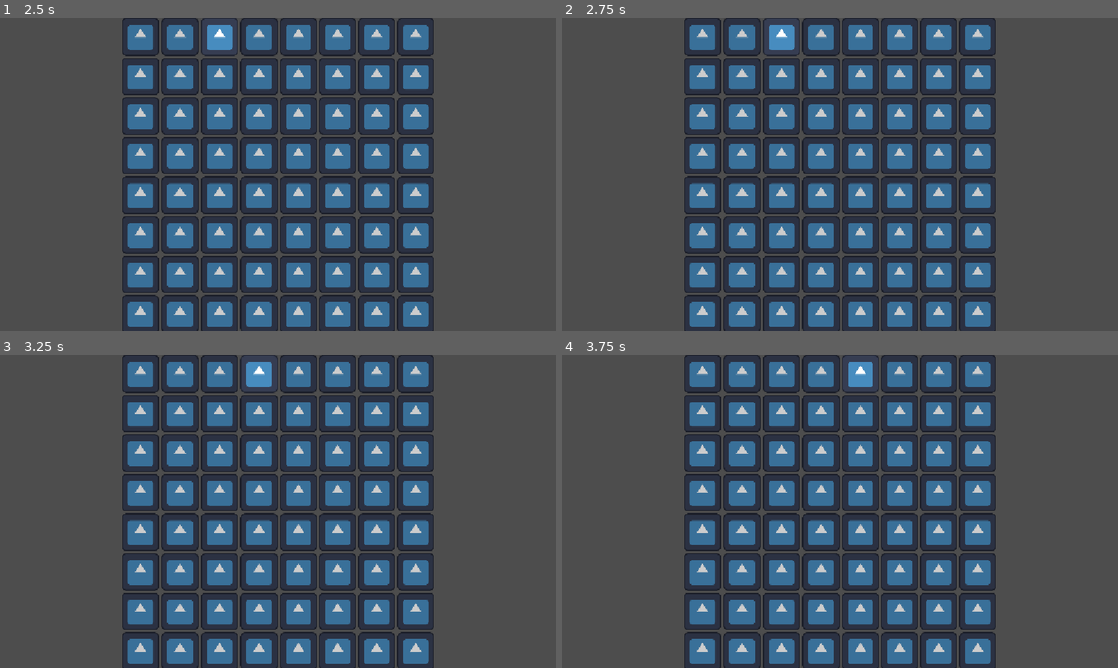
Above: before the commit, frames 1-4 (two rows, left to right).
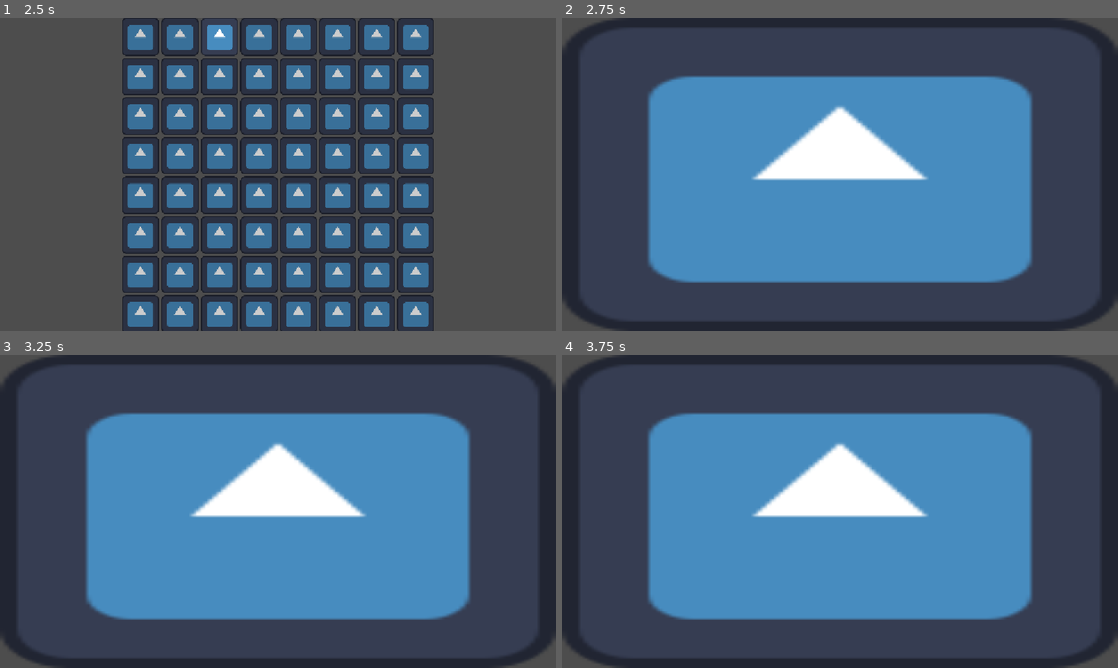
Above: after the commit, the same moments.

Repository: crakenpoop123/notrust
Game: Godot game, scene res://scenes/main_level.tscn
Two runs of this game, one before a commit and one after it. Both use one fixed random seed, a clock stepped at 60 frames per second and the inputs below. The engine's default icon, where the game draws it, is replaced by a stand-in: a white triangle on a blue panel in a dark square.
Inputs (mouse positions are in pixels of both pictures, inside the frame that each line leads up to):
- Up to frame 1 (2.5 s): tap Enter at 0.5, 2 s; move the mouse to (139, 36) at 0.52 s; click (139, 36) at 0.6 s; tap Space at 1.25 s; move the mouse to (177, 36) at 1.27 s; click (177, 36) at 1.35 s; move the mouse to (216, 36) at 2.02 s; click (216, 36) at 2.1 s
- Up to frame 2 (2.75 s): no input
- Up to frame 3 (3.25 s): move the mouse to (261, 373) at 2.77 s; click (261, 373) at 2.85 s
- Up to frame 4 (3.75 s): tap Space at 3.5 s; move the mouse to (862, 373) at 3.52 s; click (862, 373) at 3.6 s

Frame 1 is identical in both runs. In frame 2, 63% of the frame differs, in the area x 0-100%, y 0-100%; in frame 3, 63%; in frame 4, 63%.

Commit message:
Got the person appearing after a few seconds

Diff:
--- a/scenes/main_level.tscn
+++ b/scenes/main_level.tscn
@@ -1,6 +1,7 @@
 [gd_scene format=3 uid="uid://ubi2784u3goj"]
 
 [ext_resource type="Script" uid="uid://c1epmm52dtol" path="res://scripts/main_level.gd" id="1_v3uhd"]
+[ext_resource type="PackedScene" uid="uid://dm2813agprxcr" path="res://scenes/person.tscn" id="2_ufxs0"]
 
 [node name="MainLevel" type="Node2D" unique_id=1607043476]
 script = ExtResource("1_v3uhd")
@@ -10,3 +11,16 @@
 offset_right = 900.0
 offset_bottom = 648.0
 columns = 8
+
+[node name="Person" parent="." unique_id=2105798426 instance=ExtResource("2_ufxs0")]
+anchors_preset = 0
+anchor_right = 0.0
+anchor_bottom = 0.0
+offset_right = 1152.0
+offset_bottom = 648.0
+grow_horizontal = 1
+grow_vertical = 1
+
+[node name="PersonTimer" type="Timer" parent="." unique_id=1330627345]
+
+[connection signal="timeout" from="PersonTimer" to="." method="_on_person_timer_timeout"]
--- a/scenes/person.gd
+++ b/scenes/person.gd
@@ -1,11 +1,13 @@
 extends TextureRect
 
-var truth_teller = true
+var truth_teller
 
 # Called when the node enters the scene tree for the first time.
 func _ready() -> void:
 	if randf() < 0.15:
 		truth_teller = false
+	else:
+		truth_teller = true
 
 
 # Called every frame. 'delta' is the elapsed time since the previous frame.
--- a/scenes/person.tscn
+++ b/scenes/person.tscn
@@ -1,5 +1,6 @@
 [gd_scene format=3 uid="uid://dm2813agprxcr"]
 
+[ext_resource type="Texture2D" uid="uid://d2g5xvv7prc14" path="res://assets/icon.svg" id="1_5dovg"]
 [ext_resource type="Script" uid="uid://cxrc8dgvyo33u" path="res://scenes/person.gd" id="1_c62xm"]
 
 [node name="Person" type="TextureRect" unique_id=2105798426]
@@ -8,4 +9,5 @@
 anchor_bottom = 1.0
 grow_horizontal = 2
 grow_vertical = 2
+texture = ExtResource("1_5dovg")
 script = ExtResource("1_c62xm")
--- a/scripts/main_level.gd
+++ b/scripts/main_level.gd
@@ -1,11 +1,14 @@
 extends Node2D
 
 var grid_length
+var card = preload("res://scenes/card.tscn")
 
-var card = preload("res://scenes/card.tscn")
+var person_time = 2.5
 
 # Called when the node enters the scene tree for the first time.
 func _ready() -> void:
+	$Person.visible = false
+
 	grid_length = $CardsGrid.columns
 
 	for y_pos in range(grid_length):
@@ -16,7 +19,12 @@
 
 			$CardsGrid.add_child(curr_card)
 
+	$PersonTimer.start(person_time)
+
 
 # Called every frame. 'delta' is the elapsed time since the previous frame.
 func _process(delta: float) -> void:
 	pass
+
+func _on_person_timer_timeout() -> void:
+	$Person.visible = !$Person.visible
